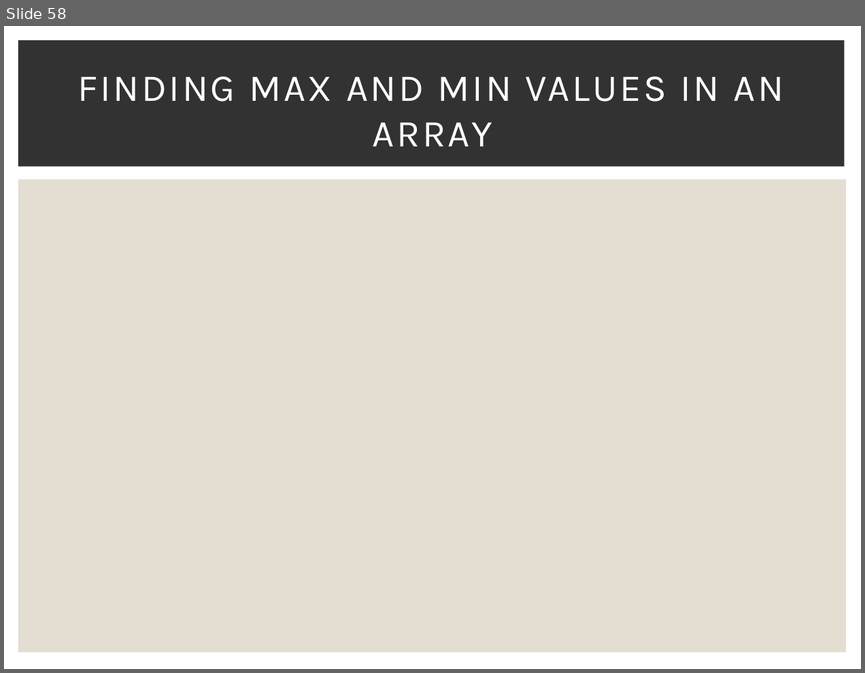
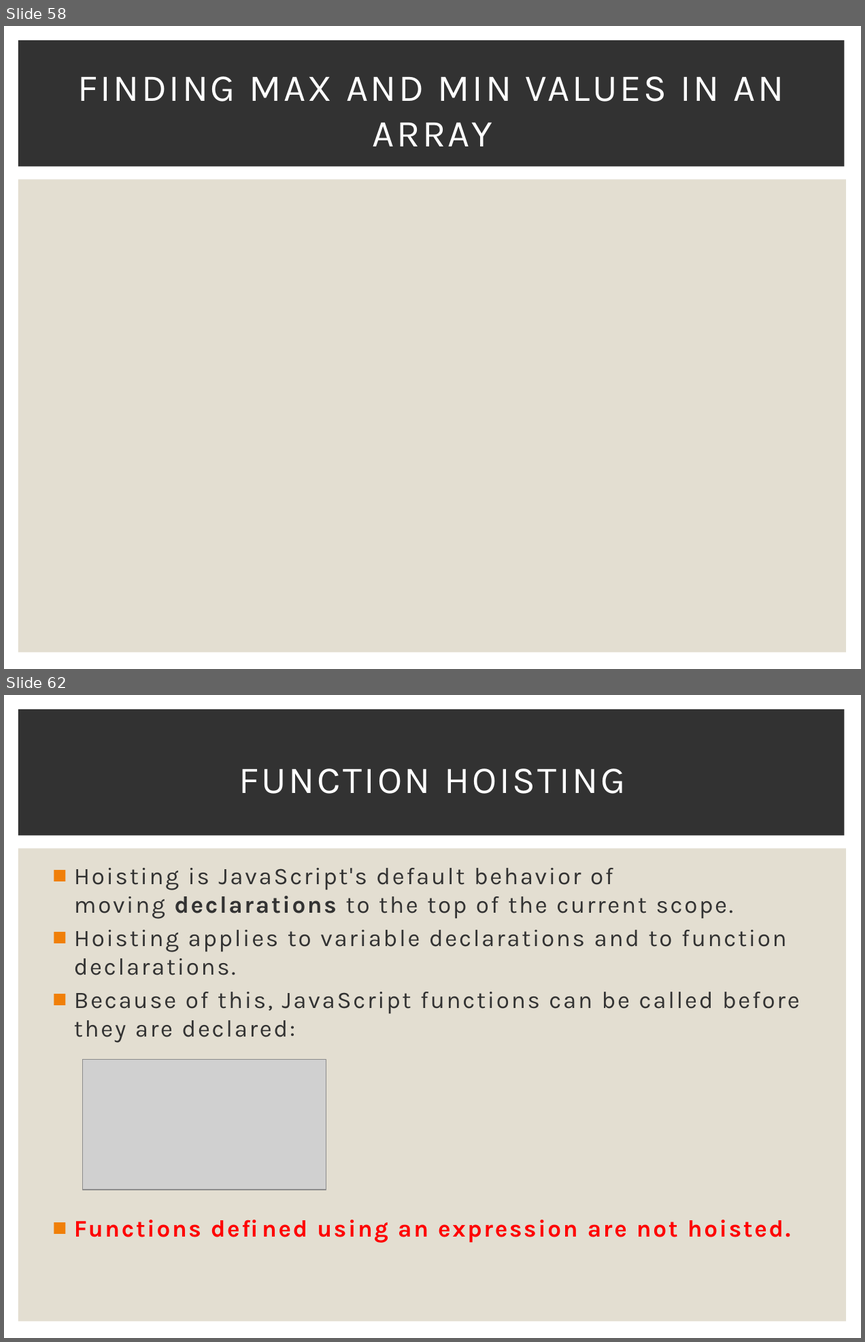
Before and after one commit to Karamihova/Fundamentals-JS, a slide deck: Programming Prep.pptx. Shown one above the other, each under a label of ours: slide 58 before the commit, slides 58 and 62 after it; the slides between them are not shown. The pictures are 865x673 and 865x1342 pixels, drawn with LibreOffice and Linux fonts; fonts in the diff are those of the drawing; grey boxes stand for pictures. Boxes give left, top, right and bottom in pixels: in the first picture for what was removed or moved away, otherwise in the second. Text is boxed around its words. In the diff, an @@ line names an element or a change of style, - is before the commit and + after.

Commit message:
Exercise Functions

```diff
--- a/Programming Prep.pptx
+++ b/Programming Prep.pptx
@@ slide 62 added at (4,695,861,1338), background #FFFFFF; not listed: 2 template elements that a slide beside it also shows @@
@@ title added at (239,768,625,794), 32 pt, text #FFFFFF @@
+FUNCTION HOISTING
@@ text added at (74,868,800,1242), 20 pt, text #323232 @@
+■ Hoisting is JavaScript's default behavior of moving declarations to the top of the current scope.
+■ Hoisting applies to variable declarations and to function declarations.
+■ Because of this, JavaScript functions can be called before they are declared:
+■ Functions defined using an expression are not hoisted.
@@ picture added at (83,1059,326,1189) @@
```
Also in this commit, not shown: 28 other slides added, 7 other files.
